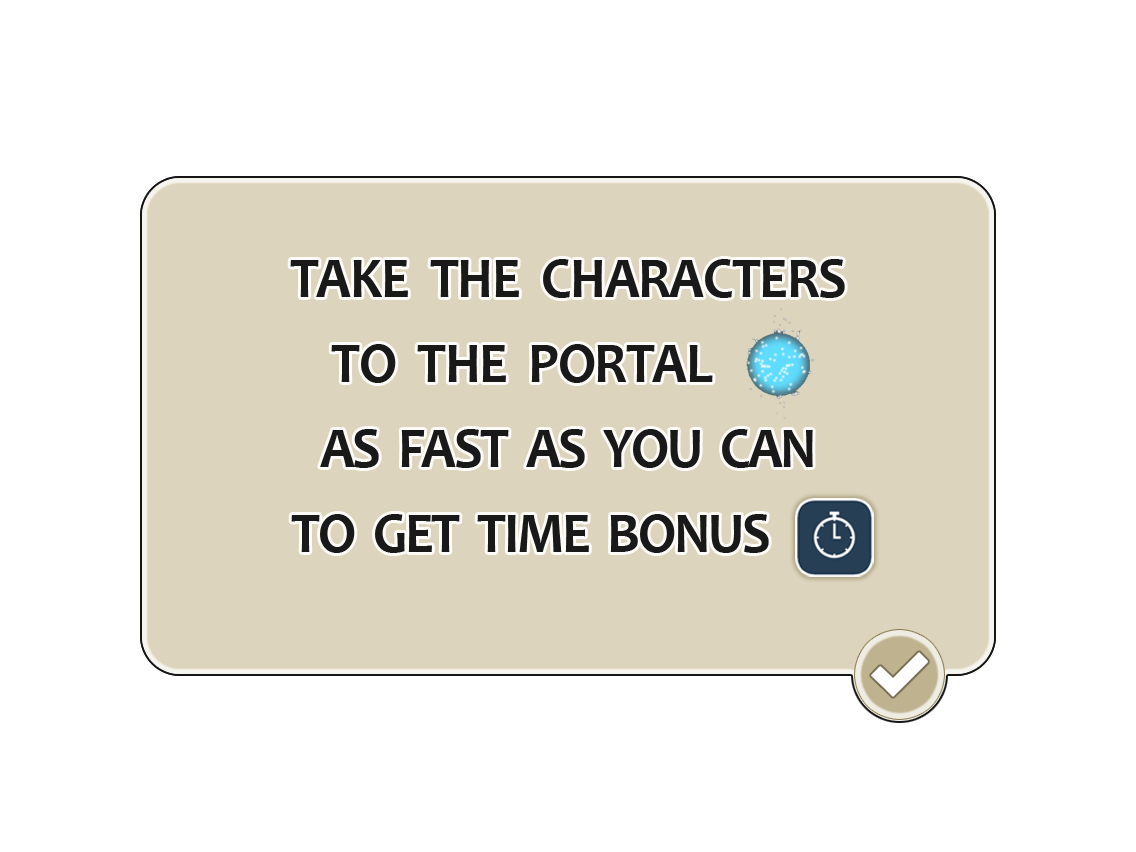
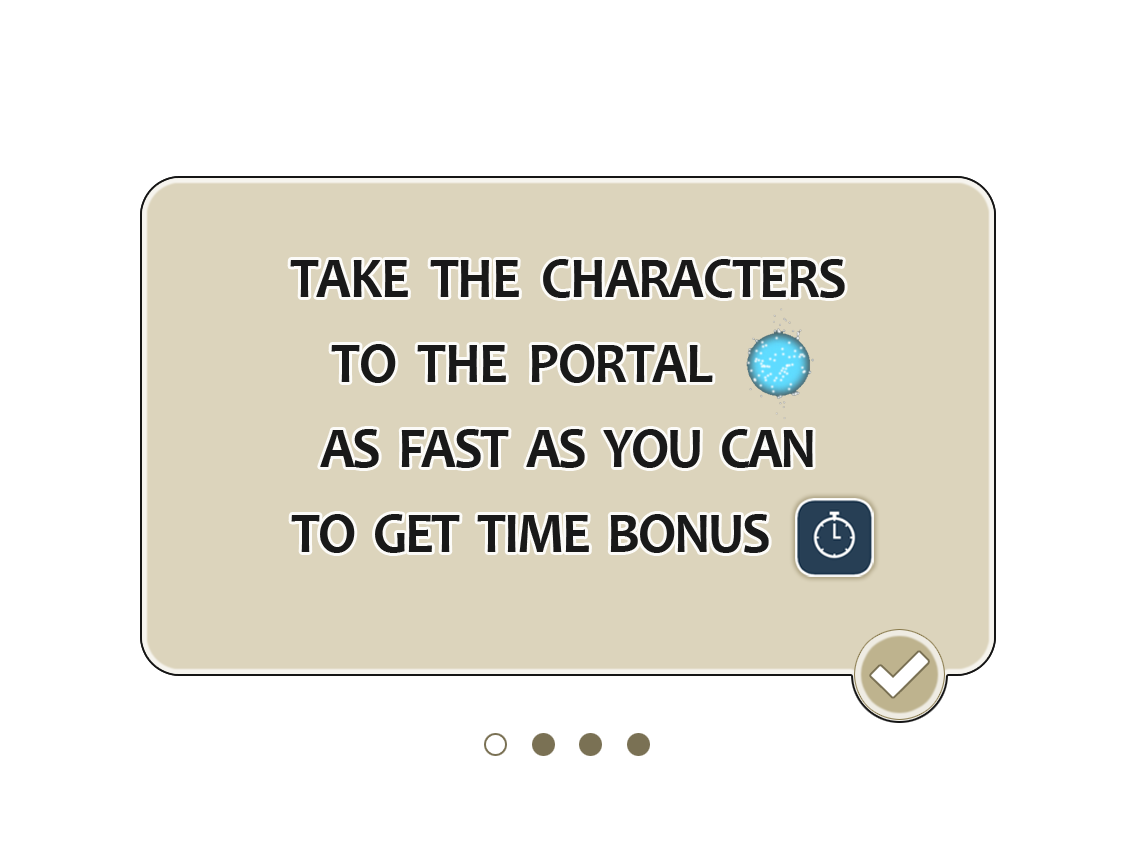
Comparing the layer stacks of the two 1136x852 images. Changes:
added group "bolas" with 4 layers above "portal" over [left=484, top=733, right=650, bottom=756]
added layer "bola 4" in group "bolas" over [left=627, top=733, right=650, bottom=756]
added layer "bola 3" in group "bolas" over [left=579, top=733, right=602, bottom=756]
added layer "bola 2" in group "bolas" over [left=532, top=733, right=555, bottom=756]
added layer "bola 1" in group "bolas" over [left=484, top=733, right=507, bottom=756]
